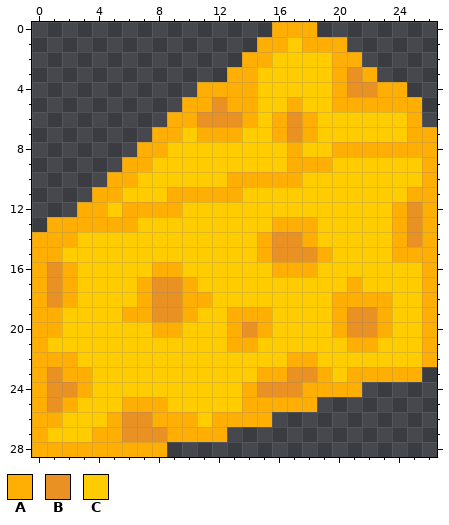
One commit to this pixel-art sprite: public/sprites/FishFoodVer4.png. Above is the file before it was changed.
The file is 32x32 pixels. The old version is drawn lined up with the new one, on the new canvas.
Palette (. is transparent): A #ffaf03  B #ea9124  C #ffcc00
Pixels before, first column x 0:
 0 ................AAA........
 1 ...............AACAAA......
 2 ..............AACCCCAA.....
 3 .............AACCCCCABA....
 4 ...........AAAACCCCCABBAA..
 5 ..........AABAACCACCAAAAAA.
 6 .........AABBBACABACCCCCCA.
 7 ........AACAAACCABACCCCCCAA
 8 .......AACCCCCCCCACCAAAAAAA
 9 ......AACCCCCCCCCAAACCCCCCA
10 .....AACCCCCCAAAAACCCCCCCCA
11 ....AACCCAAAAACCCCCCCCCCCAA
12 ...AACAAAACCCCCCCCCCCCCCABA
13 .AAAAAACCCCCCCCCAAACCCCCABA
14 AAACCCCCCCCCCCCABBACCCCCABA
15 AACCCCCCCCCCCCCABBBACCCCAAA
16 ABACCCCCAACCCCCCAAACCCCCCCA
17 ABACCCCABBACCCCCCCCCCACCCCA
18 ABACCCCABBAACCCCCCCCAAAACCA
19 AACCCCAABBACCAAACCCCABBACCA
20 AACCCCCCAACCCABACCCCABBACCA
21 ACCCCCCCCCCCCAACCCCCCAACCCA
22 AAACCCCCCCCCCCCCCAACCCCCCCA
23 ABAACCCCCCCCCCCAABBACAAAAA.
24 ABBACCCCCCCCCCABBBAAAA.....
25 ABACCCAAACCCCCAAAAA........
26 AACCCABBAAACAAAA...........
27 ACCCAABBBAAAA..............
28 AAAAAAAAA..................
The same view after the edit:
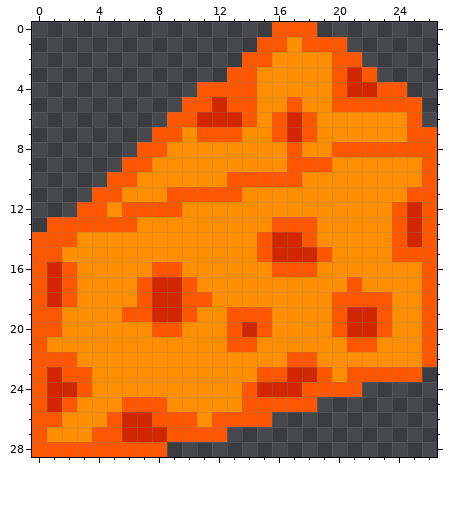
The edit:
canvas 32x32 -> 27x29, the old top-left corner now at -2,-1 (the part of the old canvas that was cut away was empty and is not shown)
Colour A changes from #ffaf03 to #ff5600.
Colour B changes from #ea9124 to #d02700.
Colour C changes from #ffcc00 to #ff8e00.
